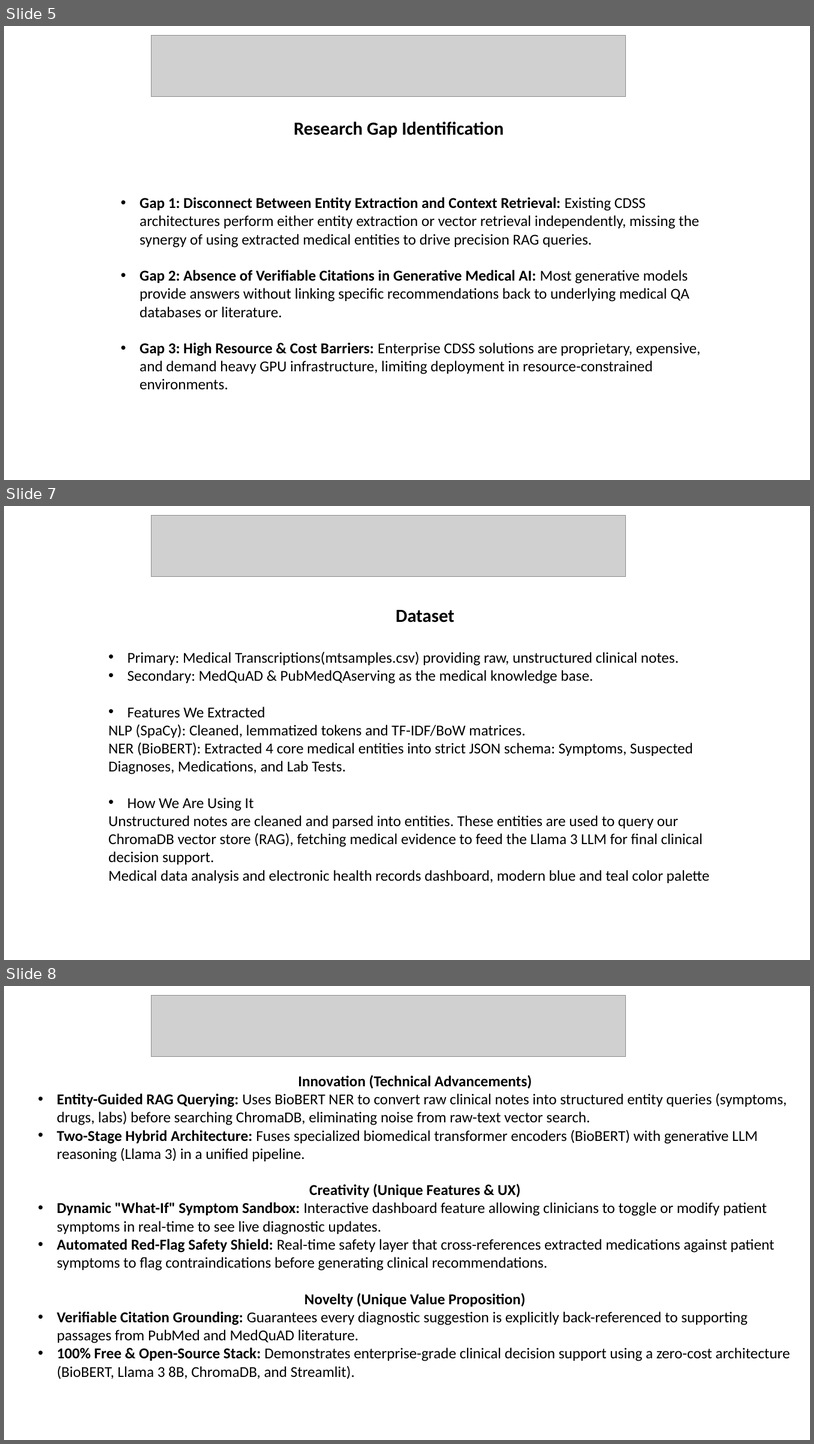
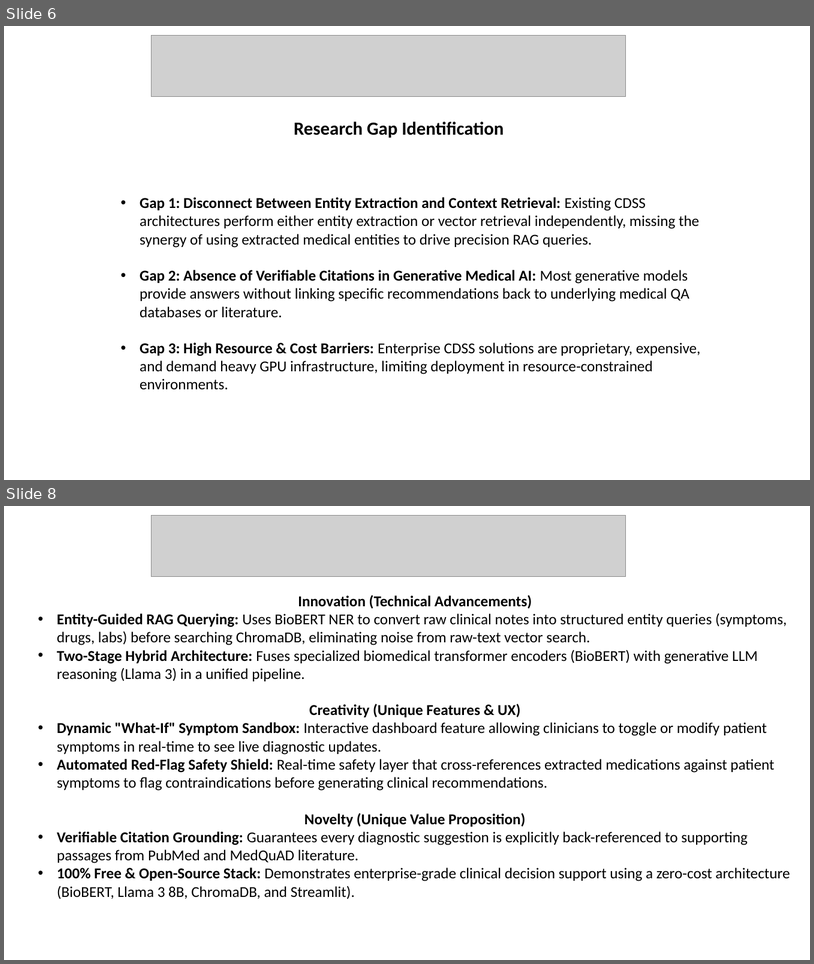
Before and after one commit to Dhanush3183/KLH-CSE-2026-27-2420030057-ClinicaRAG, a slide deck: docs/Project_Presentation.pptx. Shown one above the other, each under a label of ours: slides 5, 7 and 8 before the commit, slides 6 and 8 after it; the slides between them are not shown. The pictures are 814x1444 and 814x964 pixels, drawn with LibreOffice and Linux fonts; fonts in the diff are those of the drawing; grey boxes stand for pictures. Boxes give left, top, right and bottom in pixels: in the first picture for what was removed or moved away, otherwise in the second. Text is boxed around its words. In the diff, an @@ line names an element or a change of style, - is before the commit and + after.

```diff
--- a/docs/Project_Presentation.pptx
+++ b/docs/Project_Presentation.pptx
@@ slide 7 removed at (4, 506, 810, 960), background #FFFFFF @@
@@ picture removed at (151, 515, 626, 576) @@
@@ text removed at (108, 610, 710, 883) @@
-  Dataset
-  • Primary: Medical Transcriptions(mtsamples.csv) providing raw, unstructured clinical notes.
-  • Secondary: MedQuAD & PubMedQAserving as the medical knowledge base.
-  • Features We Extracted
-  NLP (SpaCy): Cleaned, lemmatized tokens and TF-IDF/BoW matrices.
-  NER (BioBERT): Extracted 4 core medical entities into strict JSON schema: Symptoms, Suspected Diagnoses, Medications, and Lab Tests.
-  • How We Are Using It
-  Unstructured notes are cleaned and parsed into entities. These entities are used to query our ChromaDB vector store (RAG), fetching medical evidence to feed the Llama 3 LLM for final clinical decision support.
-  Medical data analysis and electronic health records dashboard, modern blue and teal color palette
@@ what was slide 5 is now slide 6 @@
```
Also in this commit, not shown: 2 slides changed, 2 slides added, 1 other slide removed, 4 other files.
